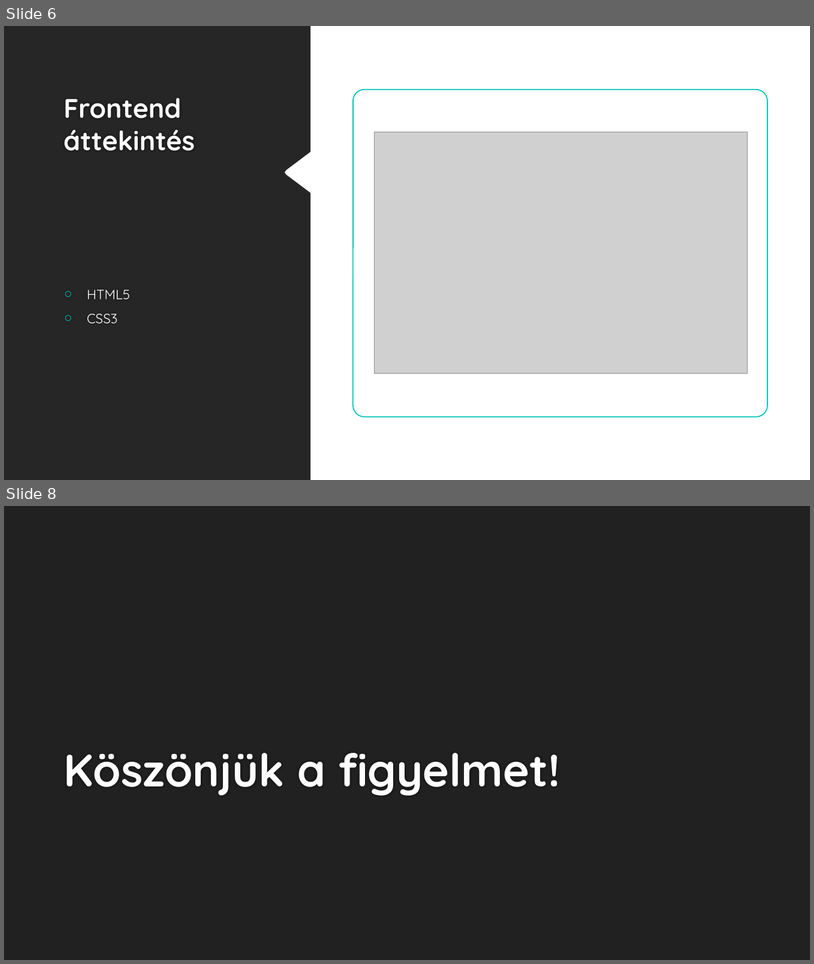
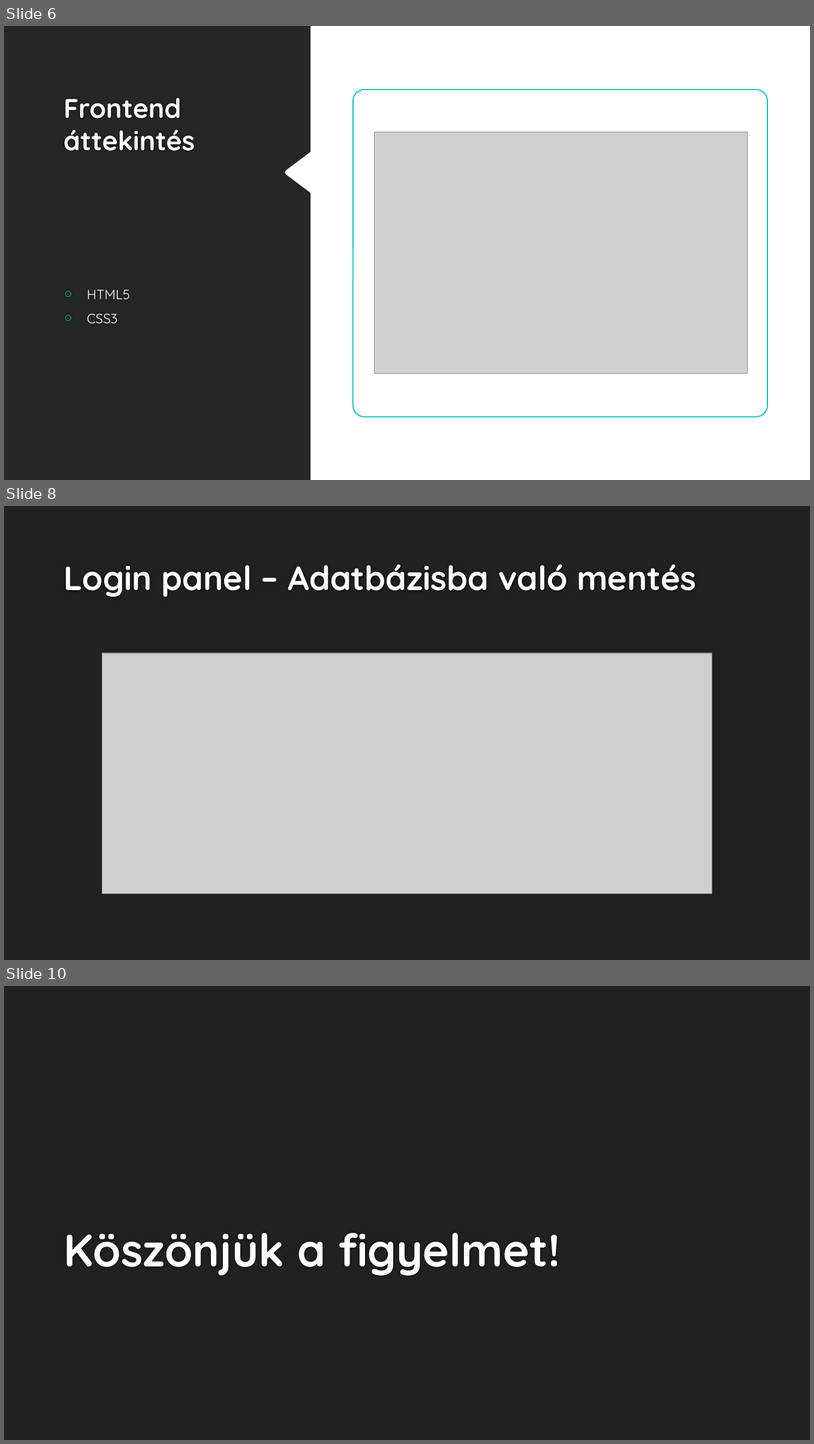
Before and after one commit to Kerozinus/26-27-Szoftver, a slide deck: Races/DUSZA_1126/robotszimulator_vedes_diy.pptx. Shown one above the other, each under a label of ours: slides 6 and 8 before the commit, slides 6, 8 and 10 after it; the slides between them are not shown. The pictures are 814x964 and 814x1444 pixels, drawn with LibreOffice and Linux fonts; fonts in the diff are those of the drawing; grey boxes stand for pictures; background and template pictures are left out. Boxes give left, top, right and bottom in pixels: in the first picture for what was removed or moved away, otherwise in the second. Text is boxed around its words. In the diff, an @@ line names an element or a change of style, - is before the commit and + after.

```diff
--- a/Races/DUSZA_1126/robotszimulator_vedes_diy.pptx
+++ b/Races/DUSZA_1126/robotszimulator_vedes_diy.pptx
@@ slide 8 added at (4,506,810,960), background #212121 @@
@@ title added at (63,564,696,597), 40 pt, text #FEFEFE, bold @@
+Login panel – Adatbázisba való mentés
@@ picture added at (102,653,713,894) @@
@@ what was slide 8 is now slide 10 @@
```
Also in this commit, not shown: 1 slide changed, 2 other slides added, 1 slide removed.
